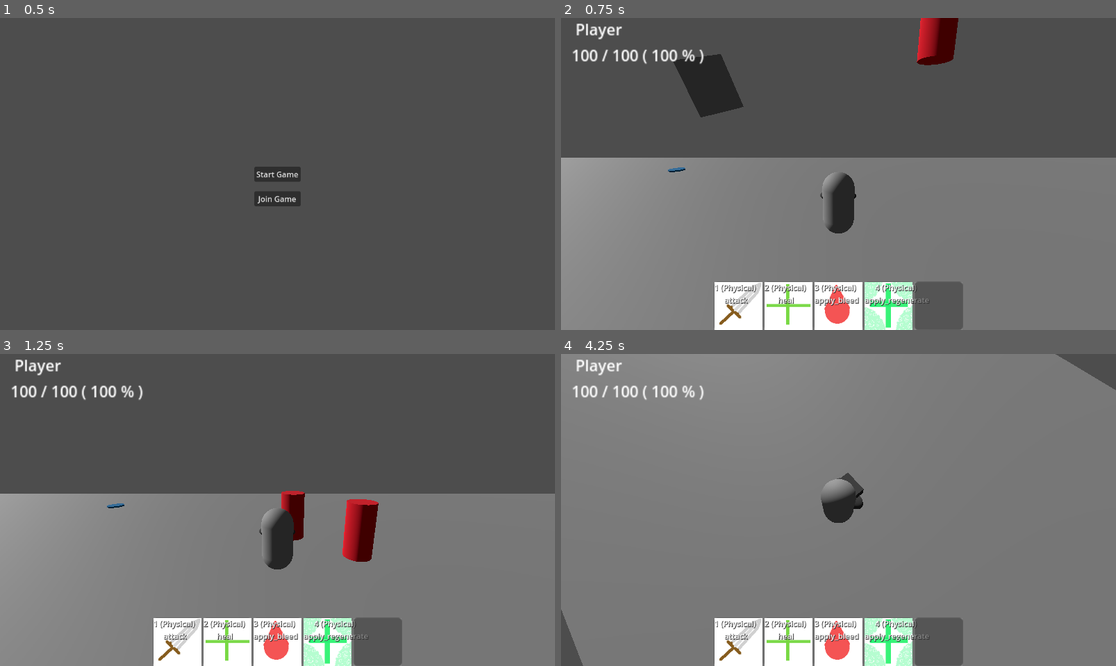
Above: before the commit, frames 1-4 (two rows, left to right).
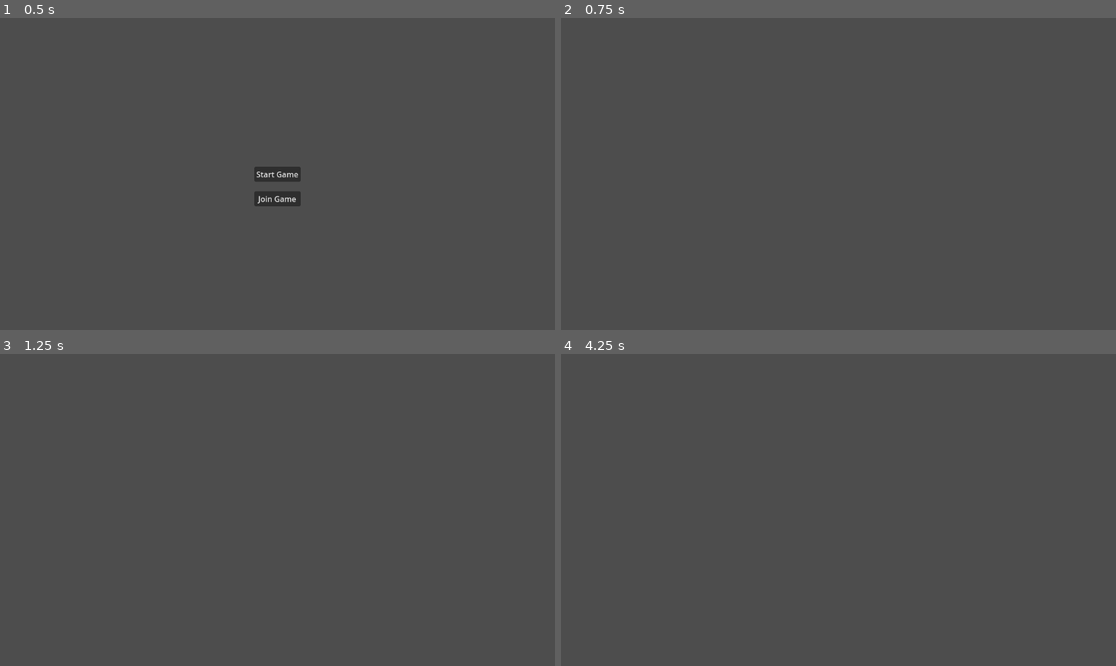
Above: after the commit, the same moments.

Repository: Uraxii/project-corridor
Game: Godot game, scene res://data/menus/main_menu.tscn
Same seed, same stepped clock (60 frames per second), same inputs: the game is played once before the commit and once after it.
Inputs (mouse positions are in pixels of both pictures, inside the frame that each line leads up to):
- Up to frame 1 (0.5 s): no input
- Up to frame 2 (0.75 s): click "Start Game" at 0.5 s
- Up to frame 3 (1.25 s): no input
- Up to frame 4 (4.25 s): move the mouse to (960, 494) at 1.27 s; hold D (move_right) 1.28-2.03 s; tap Space (jump) at 1.35, 1.52, 1.82, 2.27, 2.3, 2.57, 3.05, 3.77, 3.8, 4.07 s; move the mouse to (727, 525) at 2.02 s; hold S (move_back) 2.03-2.78 s; right-click (727, 525) at 2.1 s; move the mouse to (894, 441) at 2.77 s; press the mouse at (894, 441) at 2.78 s; hold D (move_right) 2.78-3.53 s; move the mouse to (810, 572) at 3.52 s; release the mouse at (810, 572) at 3.53 s; hold W (move_forward) from 3.53 s (still down); tap Mouse wheel up (camera_zoom_in) at 3.6 s

Frame 1 is identical in both runs. In frame 2, 57% of the frame differs, in the area x 0-100%, y 0-100%; in frame 3, 54%; in frame 4, 97%.
Error after the commit: Parse Error: Could not find type "Stats" in the current scope. (res://data/entities/strafer/strafer.gd:3)

Commit message:
wip entity config files

Diff:
--- a/data/entities/components/stats/stats.gd
+++ b/data/entities/components/stats/stats.gd
@@ -1,4 +1,5 @@
-class_name Stats extends Node
+# class_name Stats
+extends Node
 
 @export var base_health:		float = 100
 @onready var current_health:		float = base_health
--- a/data/entities/components/stats/stats.tscn
+++ b/data/entities/components/stats/stats.tscn
@@ -1,6 +1,6 @@
 [gd_scene load_steps=2 format=3 uid="uid://ht0rssl8am3o"]
 
-[ext_resource type="Script" uid="uid://bq57qj4krtv4f" path="res://Scripts/Components/stats.gd" id="1_i18hv"]
+[ext_resource type="Script" path="res://data/entities/components/stats/stats.gd" id="1_i18hv"]
 
 [node name="Stats" type="Node"]
 script = ExtResource("1_i18hv")
--- /dev/null
+++ b/data/entities/data/player.cfg
@@ -0,0 +1,16 @@
+[info]
+id=0
+display_name="{PLAYER_NAME}"
+team=0
+[stats]
+health=100
+energy=50
+speed=10
+intelligence=1
+strength=1
+agility=1
+jump_force=20
+can_air_jump=false
+jump_amount=1
+gravity_scale=1
+skill_points=5
--- /dev/null
+++ b/data/entities/data/target_dummy.cfg
@@ -0,0 +1,6 @@
+[info]
+id=1
+display_name="Target Dummy"
+team=2
+[stats]
+health=100
--- a/data/entities/entity.gd
+++ b/data/entities/entity.gd
@@ -1,12 +1,23 @@
 class_name Entity extends Node3D
 
-const INVALID_ID: int = -1
+signal changed_target(entity: Entity)
 
-@export var display_name: String = "{NAME}"
+const INVALID_ID:       int = -1
+
+const TEAM_PARTY:       int = 0
+const TEAM_FRIEND_NPC:  int = 1
+const TEAM_ENEMY:       int = 2
+const TEAM_NEUTRAL:     int = 3
+
+@export var config_file: String = "{CONFIG_FILE}"
 @export var body: CharacterBody3D
 @export var state_machines: Array[StateMachine]
 @export var ability_container: Node
 @export var team_id: int = 0
+
+var id: int = INVALID_ID
+
+var data: EntityData
 
 var skin_color: Color
 var body_mesh: Mesh
@@ -15,7 +26,6 @@
 
 var status_effects: Array[Skill] = []
 
-var id:               int       = INVALID_ID
 
 var target:           Entity    = null
 var alternate_target: int       = INVALID_ID
@@ -24,7 +34,26 @@
 var is_moving:        bool      = false
 var is_jumping:       bool      = false
 
-signal changed_target(entity: Entity)
+
+func _ready() -> void:
+        data = EntityData.new(config_file)
+
+        id = GameManager.register_entity(self)
+
+        for machine in state_machines:
+                machine.entity = self
+
+
+func _process(delta):
+        for machine in state_machines:
+                machine.process_frame()
+
+
+func _physics_process(delta):
+       # _update_world_state(EntityWorldState.new(multiplayer.get_unique_id(), body.position, body.rotation))
+
+        for machine in state_machines:
+                machine.process_physics()
 
 
 func set_target(new_target: Entity) -> void:
@@ -50,6 +79,7 @@
 
         return node
 
+
 func load_skill(skill_id: String) -> Skill:
         var skill = Skill.new(skill_id)
 
@@ -66,23 +96,3 @@
 func apply_status_effect(skill: Skill) -> void:
         print('applied %s' % [skill.id])
         status_effects.append(skill)
-
-
-
-func _ready() -> void:
-        id = GameManager.register_entity(self)
-
-        for machine in state_machines:
-                machine.entity = self
-
-
-func _process(delta):
-        for machine in state_machines:
-                machine.process_frame()
-
-
-func _physics_process(delta):
-       # _update_world_state(EntityWorldState.new(multiplayer.get_unique_id(), body.position, body.rotation))
-
-        for machine in state_machines:
-                machine.process_physics()
--- /dev/null
+++ b/data/entities/stats.gd
@@ -0,0 +1,36 @@
+class_name EntityData
+
+var id:                 int
+var display_name:       String
+var team:               int
+
+var health:     float
+var energy:     float
+var mana:       float
+var rage:       float
+
+var move_speed: float
+var jump_force: float
+
+var gravity_scale: float
+
+
+func _init(data_file: String) -> void:
+        var config = ConfigFile.new()
+        config.load("res://data/entities/data/%s.cfg" % data_file.to_lower())
+
+        # Config file header, item, default value if item not found
+
+        self.id                 = config.get_value('info', 'id', Entity.INVALID_ID)
+        self.display_name       = config.get_value('info', 'display_name', 'NO_NAME_SET (%d)' % self.id)
+        self.team               = config.get_value('info', 'team', Entity.TEAM_NEUTRAL)
+
+        self.health             = config.get_value('stats', 'health', 0)
+        self.energy             = config.get_value('stats', 'energy', 0)
+        self.mana               = config.get_value('stats', 'mana', 0)
+        self.rage               = config.get_value('stats', 'rage', 0)
+
+        self.move_speed         = config.get_value('stats', 'speed', 0)
+        self.jump_force         = config.get_value('stats', 'jump_force', 0)
+
+        self.gravity_scale      = config.get_value('stats', 'gravity_scale', 1)
Not shown, removed: data/entities/components/stats/stats.gd.uid
Not shown, added: data/entities/stats.gd.uid
